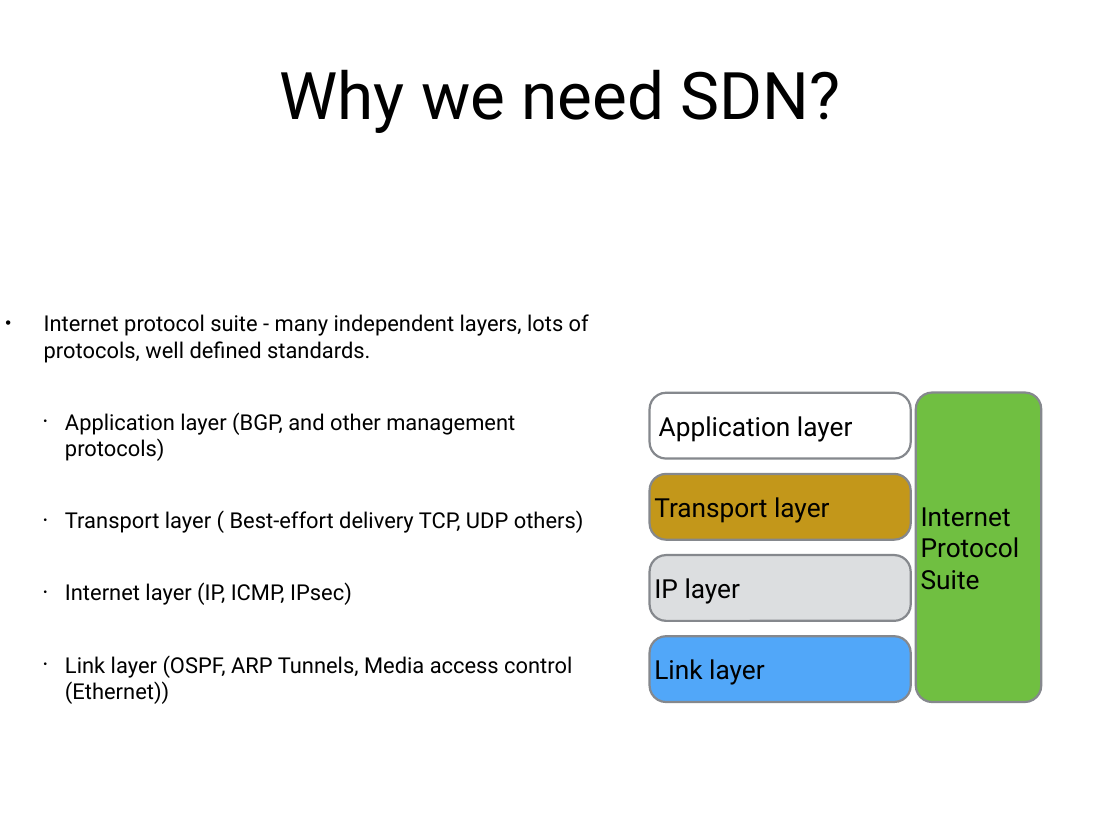
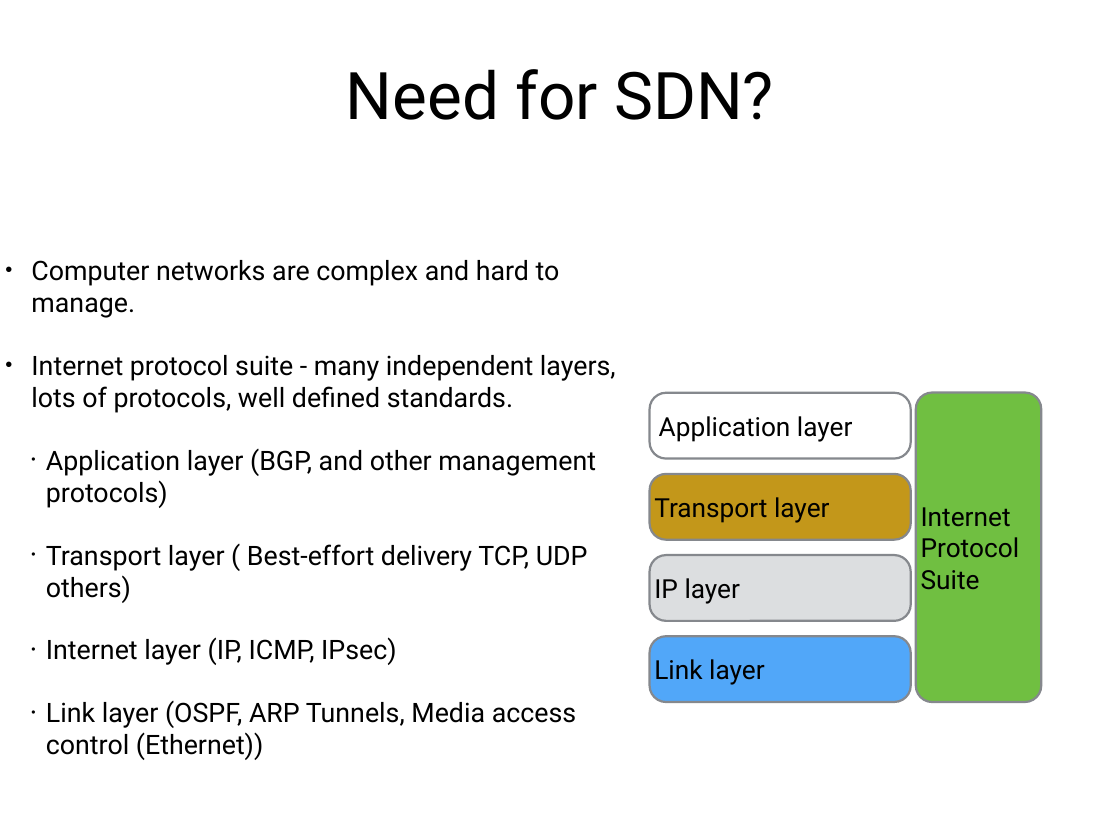
Before and after one commit to nickkaranatsios/ruby-utils, a slide deck: slide 4 of docs/sdn-lecture-notes.pptx. Drawn at 1120x840 pixels with LibreOffice and Linux fonts; fonts in the diff are those of the drawing. Boxes give left, top, right and bottom in pixels: in the first picture for what was removed or moved away, otherwise in the second. Text is boxed around its words. In the diff, an @@ line names an element or a change of style, - is before the commit and + after.

```diff
--- a/docs/sdn-lecture-notes.pptx
+++ b/docs/sdn-lecture-notes.pptx
@@ title at (346,69,774,120): text changed @@
-Why we need SDN?
+Need for SDN?
@@ text at (31,260,560,318): paragraph added @@
+• Computer networks are complex and hard to manage.
@@ text at (31,355,616,760): size 20 to 24.5 pt in "Internet protocol suite - many independent layers, ...", "Application layer (BGP, and other management protocols)", "Transport layer ( Best-effort delivery TCP, UDP ...", "Internet layer (IP, ICMP, IPsec)" and 1 more places; indent changed; less space between paragraphs @@
```
Also in this commit, not shown: 9 other slides changed, 1 slide added, 1 slide removed.
